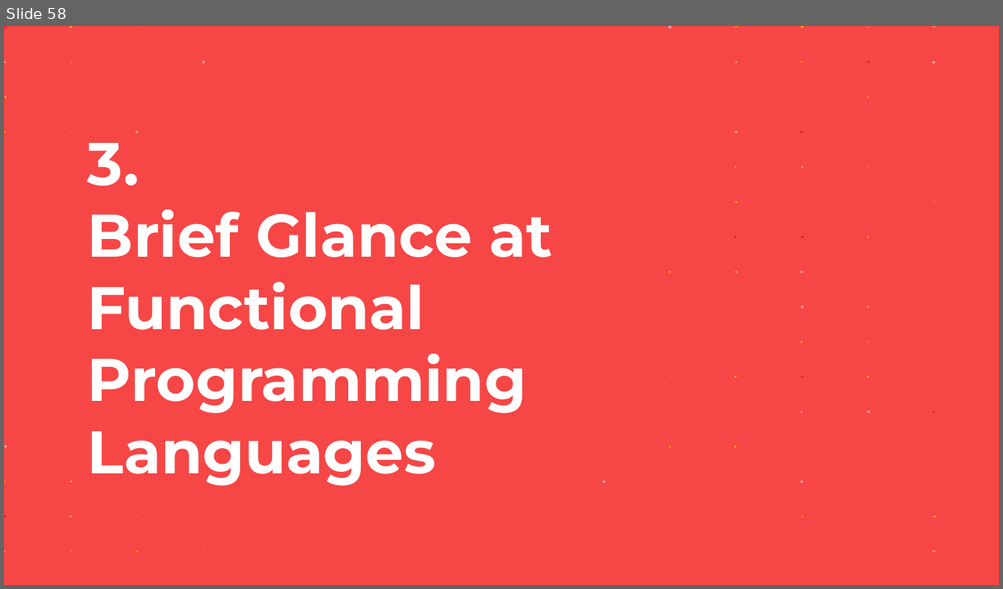
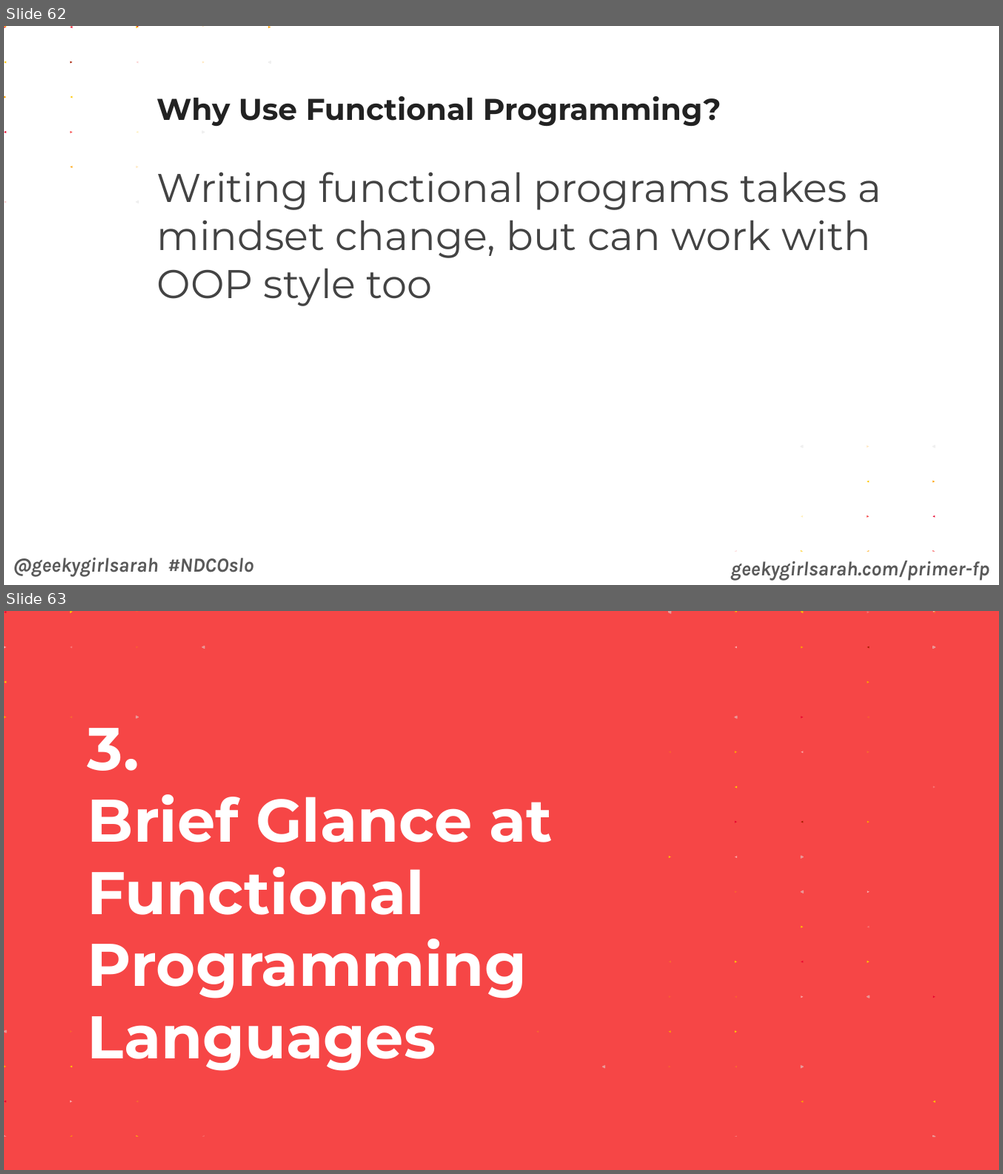
Before and after one commit to geekygirlsarah/talk-a_primer_on_functional_programming, a slide deck: A Primer on Functional Programming (LibreOffice).odp. Shown one above the other, each under a label of ours: slide 58 before the commit, slides 62 and 63 after it. The pictures are 1003x589 and 1003x1174 pixels, drawn with LibreOffice and Linux fonts; fonts in the diff are those of the drawing. Boxes give left, top, right and bottom in pixels: in the first picture for what was removed or moved away, otherwise in the second. Text is boxed around its words. In the diff, an @@ line names an element or a change of style, - is before the commit and + after.

```diff
--- a/A Primer on Functional Programming (LibreOffice).odp
+++ b/A Primer on Functional Programming (LibreOffice).odp
@@ slide 62 added at (4,26,999,585), background #FFFFFF @@
@@ group added at (4,26,334,271): 23 freeform shapes @@
@@ title added at (156,96,721,126), 24 pt, text #222222, bold @@
+Why Use Functional Programming?
@@ text added at (157,172,881,306), 32 pt, text #434343 @@
+Writing functional programs takes a mindset change, but can work with OOP style too
@@ text added at (13,558,254,577), 16 pt, text #595959, bold, italic @@
+@geekygirlsarah #NDCOslo
@@ group added at (734,446,999,585): 12 freeform shapes @@
@@ text added at (731,561,990,581), 16 pt, text #595959, bold, italic @@
+geekygirlsarah.com/primer-fp
@@ what was slide 58 is now slide 63 @@
```
Also in this commit, not shown: 61 slides changed, 4 other slides added, 1 other file.
